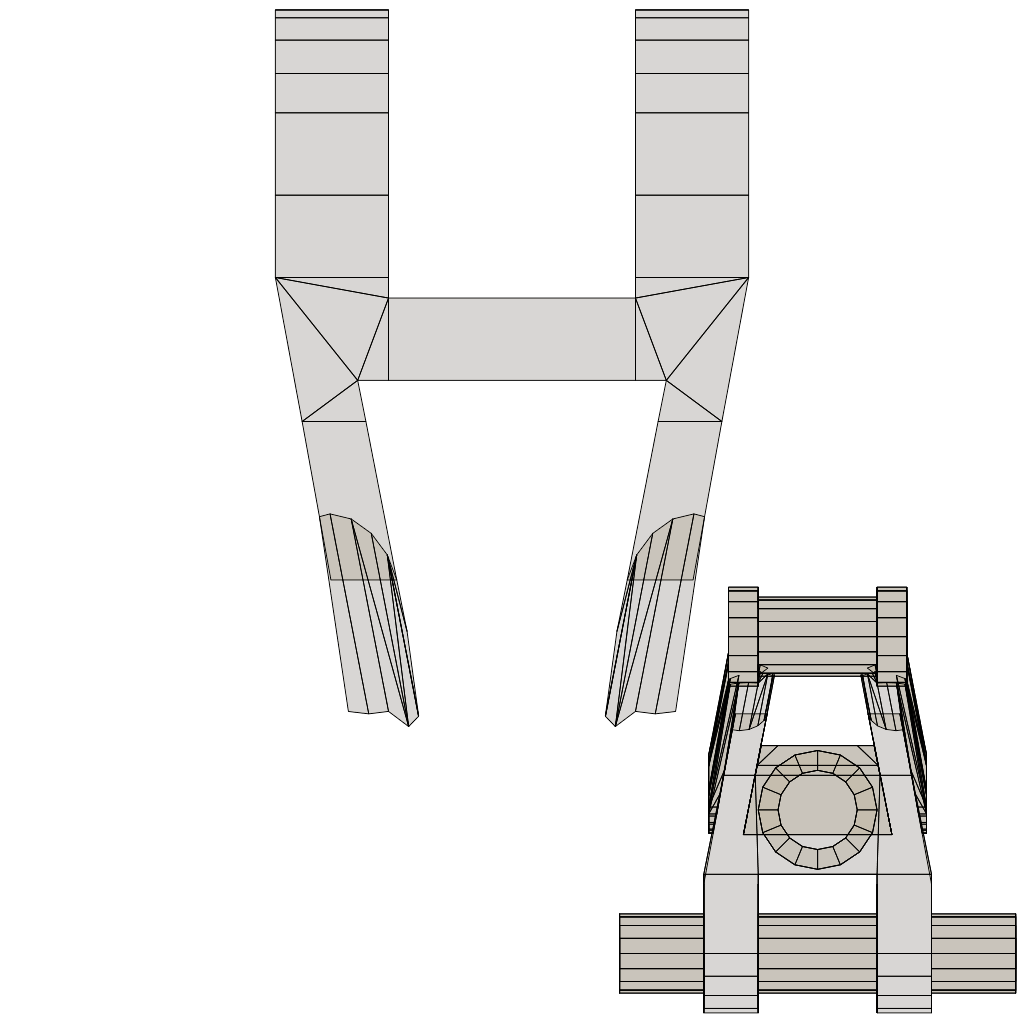
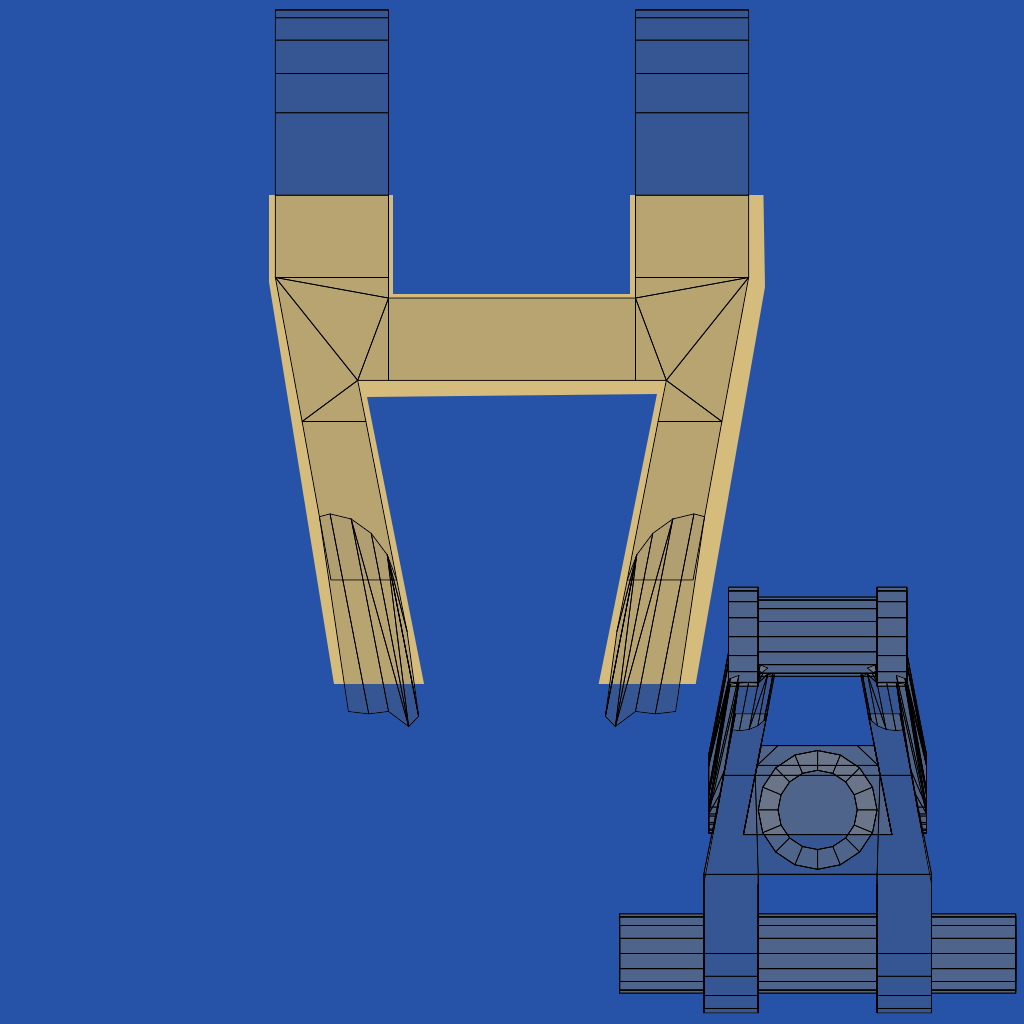
Layers edited between the first and the second 1024x1024 image:
added layer "Tan" above "Pilot" over (269, 195, 765, 684)
added layer "Pilot" above "Security" over (0, 0, 1024, 1024)
added layer "Security" over (0, 0, 1024, 1024)
